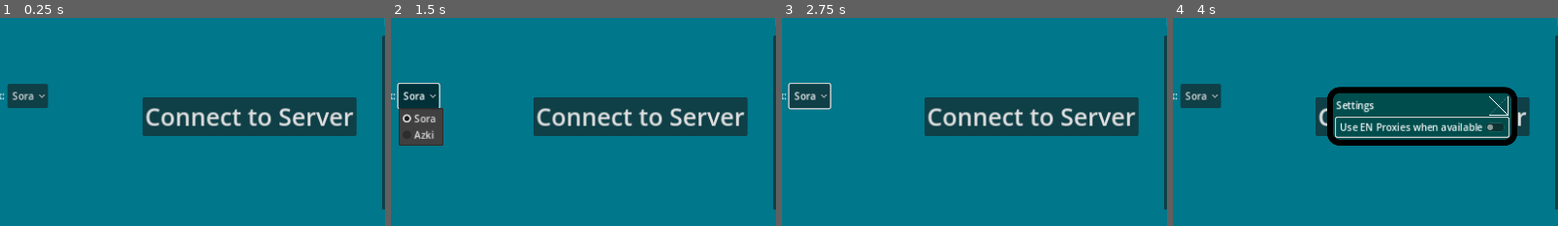
Above: before the commit, frames 1-4 (left to right).
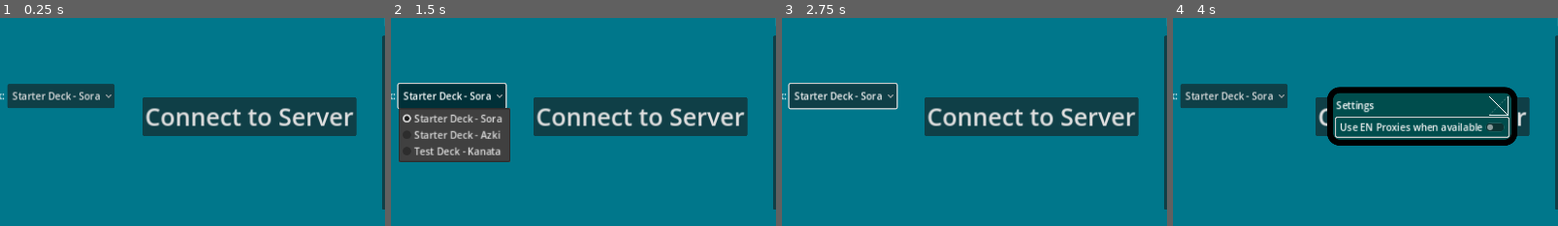
Above: after the commit, the same moments.

Repository: daniel-k-taylor/holocardclient
Game: Godot game, scene res://scenes/main.tscn
Two runs of this game, one before a commit and one after it. Both use one fixed random seed, a clock stepped at 60 frames per second and the inputs below.
Inputs (mouse positions are % of the whole screen's width and height, from its top left):
- Up to frame 1 (0.25 s): no input
- Up to frame 2 (1.5 s): click "Save Sample Deck" at 0.5 s; click "Sora" (after the commit: "Starter Deck - Sora") at 1.25 s
- Up to frame 3 (2.75 s): click (2, 2) at 2 s
- Up to frame 4 (4 s): click (97, 5) at 2.75 s; click "Use EN Proxies when available" at 3.5 s
The pictures show only the part of the screen within x 18-68%, y 29-78%; the shares and areas given below are measured in that part.

The runs differ from the first frame. In frame 1, 2.2% of the frame differs, in the area x 4-30%, y 31-44%; in frame 2, 8.1%, in the area x 2-31%, y 31-70%; in frame 3, 2.5%; in frame 4, 2.2%.

Commit message:
Fixup strings and enable test deck

Diff:
--- /dev/null
+++ b/data/test_decks.json
@@ -0,0 +1,87 @@
+[
+    {
+        "deck_name": "Starter Deck - Sora",
+        "oshi": "hSD01-001",
+        "deck": {
+            "hSD01-003": 4,
+            "hSD01-004": 3,
+            "hSD01-005": 3,
+            "hSD01-006": 2,
+            "hSD01-007": 2,
+            "hSD01-008": 4,
+            "hSD01-009": 3,
+            "hSD01-010": 3,
+            "hSD01-011": 2,
+            "hSD01-012": 2,
+            "hSD01-013": 2,
+            "hSD01-014": 2,
+            "hSD01-015": 2,
+            "hSD01-016": 3,
+            "hSD01-017": 3,
+            "hSD01-018": 3,
+            "hSD01-019": 3,
+            "hSD01-020": 2,
+            "hSD01-021": 2
+        },
+        "cheer_deck": {
+            "hY01-001": 10,
+            "hY02-001": 10
+        }
+    },
+    {
+        "deck_name": "Starter Deck - Azki",
+        "oshi": "hSD01-002",
+        "deck": {
+            "hSD01-003": 4,
+            "hSD01-004": 3,
+            "hSD01-005": 3,
+            "hSD01-006": 2,
+            "hSD01-007": 2,
+            "hSD01-008": 4,
+            "hSD01-009": 3,
+            "hSD01-010": 3,
+            "hSD01-011": 2,
+            "hSD01-012": 2,
+            "hSD01-013": 2,
+            "hSD01-014": 2,
+            "hSD01-015": 2,
+            "hSD01-016": 3,
+            "hSD01-017": 3,
+            "hSD01-018": 3,
+            "hSD01-019": 3,
+            "hSD01-020": 2,
+            "hSD01-021": 2
+        },
+        "cheer_deck": {
+            "hY01-001": 10,
+            "hY02-001": 10
+        }
+    },
+    {
+        "deck_name": "Test Deck - Kanata",
+        "oshi": "hBP01-001",
+        "deck": {
+            "hBP01-009": 4,
+            "hBP01-010": 4,
+            "hBP01-012": 4,
+            "hBP01-013": 4,
+            "hBP01-014": 4,
+            "hSD01-009": 1,
+            "hSD01-010": 3,
+            "hSD01-011": 2,
+            "hSD01-012": 2,
+            "hSD01-013": 2,
+            "hSD01-014": 2,
+            "hSD01-015": 2,
+            "hSD01-016": 3,
+            "hSD01-017": 3,
+            "hSD01-018": 3,
+            "hSD01-019": 3,
+            "hBP01-116": 4
+        },
+        "cheer_deck": {
+            "hY01-001": 10,
+            "hY02-001": 10
+        }
+    }
+]
--- a/globals/card_database.gd
+++ b/globals/card_database.gd
@@ -2,6 +2,7 @@
 
 var card_data = []
 var card_definitions_path = "res://data/card_definitions.json"
+var test_decks_path = "res://data/test_decks.json"
 
 const CardBaseScene = preload("res://scenes/game/card_base.tscn")
 
@@ -16,6 +17,14 @@
 	else:
 		print("Card definitions file doesn't exist")
 
+func get_test_decks():
+	if FileAccess.file_exists(test_decks_path):
+		var data = FileAccess.open(test_decks_path, FileAccess.READ)
+		var json = JSON.parse_string(data.get_as_text())
+		return json
+	else:
+		print("Test decks file doesn't exist")
+
 func get_card(definition_id) -> Dictionary:
 	for card in card_data:
 		if card['card_id'] == definition_id:
--- a/globals/strings.gd
+++ b/globals/strings.gd
@@ -267,7 +267,7 @@
 		var condition = conditions[i]
 		match condition["condition"]:
 			"attached_to":
-				text += "Attached to %s: " % [HolomemNames[condition["required_member_name"]]]
+				text += "If attached to %s: " % [HolomemNames[condition["required_member_name"]]]
 			"cards_in_hand":
 				text += "Cards in hand (%s-%s): " % [condition["amount_min"], condition["amount_max"]]
 			"center_is_color":
@@ -275,9 +275,11 @@
 			"collab_with":
 				text += "Collab with %s: " % [HolomemNames[condition["required_member_name"]]]
 			"effect_card_id_not_used_this_turn":
-				text += "Effect not used this turn: "
+				text += "Once per turn: "
 			"holomem_on_stage":
 				text += "%s on stage: " % [HolomemNames[condition["required_member_name"]]]
+			"opponent_turn":
+				text += "Opponent's turn: "
 			"performance_target_has_damage_over_hp":
 				text += "Damage exceeds hp by %s: " % [condition["amount"]]
 			"performer_is_center":
@@ -304,8 +306,11 @@
 		"add_turn_effect":
 			var turn_effect = effect["turn_effect"]
 			text += "This Turn: %s" % [get_effect_text(turn_effect)]
+		"add_turn_effect_for_holomem":
+			var turn_effect = effect["turn_effect"]
+			text += "Choose a Holomem. This Turn: %s" % [get_effect_text(turn_effect)]
 		"attach_card_to_holomem", "attach_card_to_holomem_internal":
-			text += "Attach card to Holomem."
+			text += "Attach card to Holomem.\n"
 		"choose_cards":
 			var requirement_details = {
 				"requirement": null,
@@ -337,7 +342,7 @@
 		"deal_damage":
 			var special_str = ""
 			if "special" in effect and effect["special"]:
-				special_str = "Special "
+				special_str = " Special"
 			var target_str = "to your "
 			if "opponent" in effect and effect["opponent"]:
 				target_str += "opponent's "
@@ -346,7 +351,7 @@
 			var prevent_life_str = ""
 			if "prevent_life_loss" in effect and effect["prevent_life_loss"]:
 				prevent_life_str = " (Can't lose life)"
-			text += "Deal %s%s damage %s%s." % [special_str, effect["amount"], target_str, prevent_life_str]
+			text += "Deal %s%s damage %s%s." % [effect["amount"], special_str, target_str, prevent_life_str]
 		"draw":
 			text += "Draw %s." % [effect["amount"]]
 		"move_cheer_between_holomems":
@@ -389,6 +394,11 @@
 				text += "May send Collab back."
 			else:
 				text += "Send Collab back."
+		"set_center_hp":
+			if "opponent" in effect and effect["opponent"]:
+				text += "Reduce opponent's Center's remaining HP to %s." % [effect["amount"]]
+			else:
+				text += "Reduce your Center's remaining HP to %s." % [effect["amount"]]
 		"switch_center_with_back":
 			if effect["target_player"] == "opponent":
 				text += "Switch your opponent's Center with a Back member."
@@ -406,7 +416,21 @@
 	var data = []
 	match definition["card_type"]:
 		"holomem_debut", "holomem_bloom", "holomem_spot":
-			if "collab_effects" in definition:
+			if "bloom_effects" in definition and len(definition["bloom_effects"]) > 0:
+				var bloom_effects = definition["bloom_effects"]
+				var text = "[b]Bloom[/b]: "
+				for i in range(len(bloom_effects)):
+					var effect = bloom_effects[i]
+					if i > 0:
+						text += " "
+					text += get_effect_text(effect)
+
+				var next_entry = {
+					"colors": [],
+					"text": text
+				}
+				data.append(next_entry)
+			if "collab_effects" in definition and len(definition["collab_effects"]) > 0:
 				var collab_effects = definition["collab_effects"]
 				var text = "[b]Collab[/b]: "
 				for i in range(len(collab_effects)):
@@ -442,6 +466,20 @@
 					"text": text
 				}
 				data.append(next_entry)
+				if "on_kill_effects" in art and len(art["on_kill_effects"]) > 0:
+					var kill_text = "\n"
+					var on_kill_effects = art["on_kill_effects"]
+					kill_text += "[b]On Kill[/b]: "
+					for i in range(len(on_kill_effects)):
+						var effect = on_kill_effects[i]
+						if i > 0:
+							kill_text += " "
+						kill_text += get_effect_text(effect)
+					var kill_entry = {
+						"colors": colors,
+						"text": kill_text
+					}
+					data.append(kill_entry)
 			data.append({"colors": [], "text": "Baton Pass Cost: %s" % definition["baton_cost"]})
 		"support":
 			var effects = []
@@ -489,7 +527,7 @@
 				next_entry["text"] += get_effect_text(effect)
 
 			for i in range(len(attached_effects)):
-				var effect = effects[i]
+				var effect = attached_effects[i]
 				if i > 0:
 					next_entry["text"] += " "
 				next_entry["text"] += get_effect_text(effect)
@@ -522,4 +560,10 @@
 			pass
 		_:
 			assert(false, "Unknown card type")
+	if "tags" in definition:
+		var next_entry = {
+			"colors": [],
+			"text": "%s" % " ".join(definition["tags"])
+		}
+		data.append(next_entry)
 	return data
--- a/scenes/game/game.gd
+++ b/scenes/game/game.gd
@@ -669,7 +669,7 @@
 	var stat = event_data["stat"]
 	var amount = event_data["amount"]
 	# TODO: Animation - show stat boost.
-	game_log.add_to_log(GameLog.GameLogLine.Detail, "[CARD]%s[/CARD] +%s [SKILL_COLOR]%s[/SKILL_COLOR] " % [
+	game_log.add_to_log(GameLog.GameLogLine.Detail, "[CARD]%s[/CARD] +%s [SKILL]%s[/SKILL] " % [
 		_get_card_definition_id(card_id),
 		amount,
 		stat,
@@ -1623,13 +1623,7 @@
 	for card_id in card_ids:
 		var spawn_location = player.get_card_spawn_location()
 		var ignore_log = (from == "floating" or to == "floating" or from == to)
-		if not ignore_log:
-			game_log.add_to_log(GameLog.GameLogLine.Detail, "%s moves [CARD]%s[/CARD] from %s to %s" % [
-				player.get_name(),
-				_get_card_definition_id(card_id),
-				from,
-				to
-			])
+		var from_zone = from
 		match from:
 			"archive":
 				player.remove_from_archive(card_id)
@@ -1664,6 +1658,7 @@
 				player.remove_collab(card_id)
 			_:
 				# Assume this is a holomem card.
+				from_zone = "[CARD]%s[/CARD]" % _get_card_definition_id(from)
 				var holomem_from_card = find_card_on_board(from)
 				if holomem_from_card:
 					holomem_from_card.remove_attached(card_id)
@@ -1671,6 +1666,16 @@
 				else:
 					assert(false, "Unexpected from zone")
 
+		if not ignore_log:
+			var to_zone = to
+			if zone_card_id:
+				to_zone = "[CARD]%s[/CARD]" % _get_card_definition_id(zone_card_id)
+			game_log.add_to_log(GameLog.GameLogLine.Detail, "%s moves [CARD]%s[/CARD] from %s to %s" % [
+				player.get_name(),
+				_get_card_definition_id(card_id),
+				from_zone,
+				to_zone
+			])
 		var card = find_card_on_board(card_id)
 		if card_id == "HIDDEN" or not card:
 			card = create_card(card_id)
@@ -1700,10 +1705,10 @@
 			_:
 				var holomem_card = find_card_on_board(zone_card_id)
 				if holomem_card:
+					card.begin_move_to(holomem_card.position, false, true)
 					if _is_cheer_card(card_id):
 						var cheer_colors = _get_card_colors(card_id)
 						holomem_card.attach_cheer(card_id, cheer_colors)
-						card.begin_move_to(holomem_card.position, false, true)
 					else:
 						holomem_card.attach_card(card_id)
 				else:
@@ -1770,7 +1775,7 @@
 	var performer_id = event_data["performer_id"]
 	var art_id = event_data["art_id"]
 	var power = event_data["power"]
-	game_log.add_to_log(GameLog.GameLogLine.Detail, "%s [CARD]%s[/CARD] performs art [SKILL][%s][/SKILL]" % [
+	game_log.add_to_log(GameLog.GameLogLine.Detail, "%s [CARD]%s[/CARD] performs art [SKILL]%s[/SKILL] %s" % [
 		active_player.get_name(),
 		_get_card_definition_id(performer_id),
 		Strings.get_skill_string(art_id),
--- a/scenes/menu/main_menu.gd
+++ b/scenes/menu/main_menu.gd
@@ -41,8 +41,8 @@
 var menu_state : MenuState = MenuState.MenuState_ConnectingToServer
 
 var match_queues : Array = []
-var loaded_deck = get_starter_deck()
-var custom_deck_used = false
+var loaded_deck
+var test_decks = []
 
 # Called when the node enters the scene tree for the first time.
 func _ready() -> void:
@@ -58,6 +58,14 @@
 	save_file_dialog.visible = false
 	open_file_dialog.visible = false
 	custom_deck_label.visible = false
+
+	test_decks = CardDatabase.get_test_decks()
+	deck_selector.clear()
+	for i in range(len(test_decks)):
+		var deck = test_decks[i]
+		deck_selector.add_item(deck["deck_name"], i)
+	deck_selector.selected = 0
+	loaded_deck = test_decks[0]
 
 	if OS.has_feature("web"):
 		#setupFileLoad defined in the HTML5 export header
@@ -169,17 +177,7 @@
 	NetworkManager.connect_to_server()
 
 func get_player_oshi():
-	if custom_deck_used:
-		return loaded_deck["oshi"]
-
-	var deck_value = deck_selector.selected
-	var chosen_oshi = oshi_sora
-	match deck_value:
-		0:
-			chosen_oshi = oshi_sora
-		1:
-			chosen_oshi = oshi_azki
-	return chosen_oshi
+	return loaded_deck["oshi"]
 
 func get_player_deck():
 	return loaded_deck["deck"]
@@ -236,8 +234,8 @@
 func _on_save_deck_button_pressed():
 	if OS.has_feature("web"):
 		window = JavaScriptBridge.get_interface("window")
-		var file_name = "deck_format.json"
-		var file_content = JSON.stringify(get_starter_deck())
+		var file_name = "%s.json" % loaded_deck["deck_name"]
+		var file_content = JSON.stringify(loaded_deck)
 		window.saveTextToFile(file_name, file_content)
 	else:
 		save_file_dialog.visible = true
@@ -284,47 +282,20 @@
 
 func _on_deck_loaded(new_deck):
 	loaded_deck = new_deck
-	custom_deck_used = true
 	custom_deck_label.visible = true
 
 func _on_save_file_dialog_file_selected(path: String) -> void:
 	var file = FileAccess.open(path, FileAccess.WRITE)
-	var content = JSON.stringify(get_starter_deck())
+	var content = JSON.stringify(loaded_deck)
 	file.store_string(content)
 
 func _on_open_file_dialog_file_selected(path: String) -> void:
 	load_deck([FileAccess.get_file_as_string(path)])
 
-func get_starter_deck():
-	return {
-		"oshi": "hSD01-001",
-		"deck": {
-			"hSD01-003": 4,
-			"hSD01-004": 3,
-			"hSD01-005": 3,
-			"hSD01-006": 2,
-			"hSD01-007": 2,
-			"hSD01-008": 4,
-			"hSD01-009": 3,
-			"hSD01-010": 3,
-			"hSD01-011": 2,
-			"hSD01-012": 2,
-			"hSD01-013": 2,
-			"hSD01-014": 2,
-			"hSD01-015": 2,
-			"hSD01-016": 3,
-			"hSD01-017": 3,
-			"hSD01-018": 3,
-			"hSD01-019": 3,
-			"hSD01-020": 2,
-			"hSD01-021": 2,
-		},
-		"cheer_deck": {
-			"hY01-001": 10,
-			"hY02-001": 10
-		}
-	}
-
-
 func _on_settings_button_pressed() -> void:
 	$SettingsWindow.show_settings()
+
+
+func _on_deck_selector_item_selected(index: int) -> void:
+	loaded_deck = test_decks[index]
+	custom_deck_label.visible = false
--- a/scenes/menu/main_menu.tscn
+++ b/scenes/menu/main_menu.tscn
@@ -255,5 +255,6 @@
 [connection signal="pressed" from="SettingsButton" to="." method="_on_settings_button_pressed"]
 [connection signal="pressed" from="DeckControls/SampleDeckButton" to="." method="_on_save_deck_button_pressed"]
 [connection signal="pressed" from="DeckControls/LoadDeckButton" to="." method="_on_load_deck_button_pressed"]
+[connection signal="item_selected" from="DeckControls/HBoxContainer/DeckSelector" to="." method="_on_deck_selector_item_selected"]
 [connection signal="file_selected" from="SaveFileDialog" to="." method="_on_save_file_dialog_file_selected"]
 [connection signal="file_selected" from="OpenFileDialog" to="." method="_on_open_file_dialog_file_selected"]
